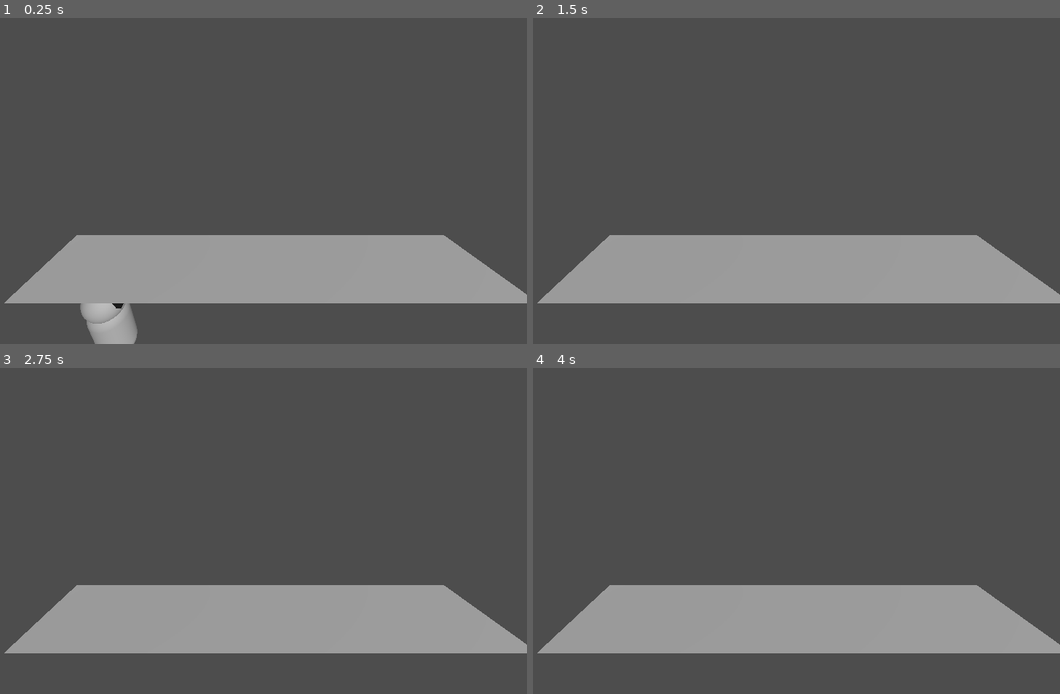
Above: before the commit, frames 1-4 (two rows, left to right).
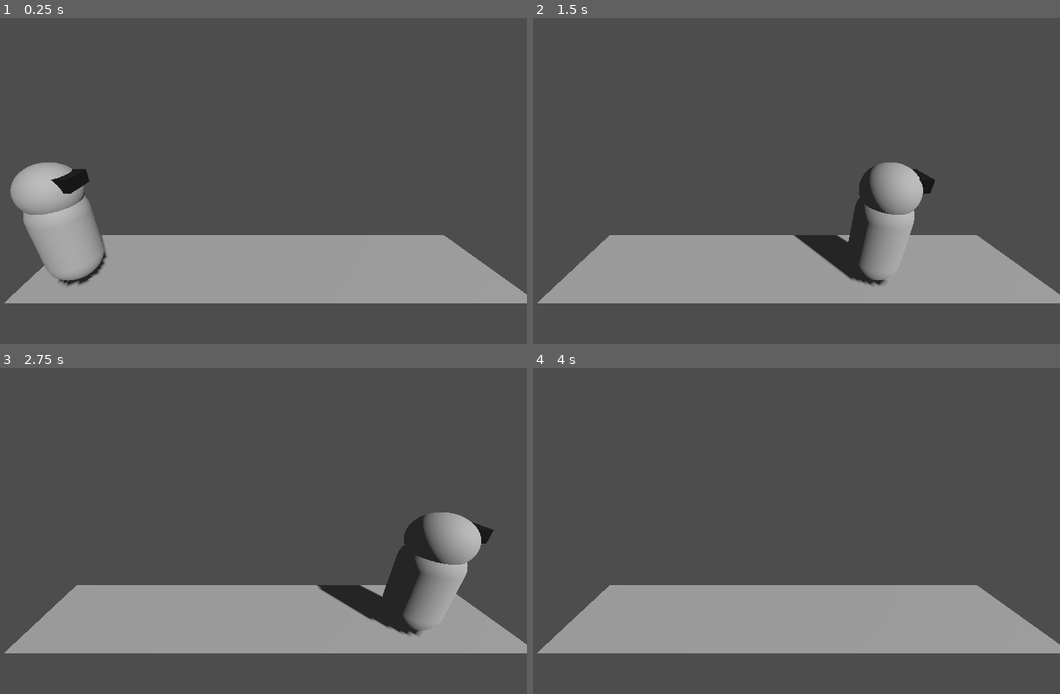
Above: after the commit, the same moments.

Repository: thewasmans/2025-dinojam
Game: Godot game, scene res://scenes/game.tscn
The game is run twice, just before and just after one commit, with the same random seed, the same clock (stepped at 60 frames per second) and the same inputs.
Inputs:
- Up to frame 1 (0.25 s): no input
- Up to frame 2 (1.5 s): hold D (forward) 0.53-1.28 s; tap Space (jump) at 0.77 s; hold A (backward) from 1.28 s (still down)
- Up to frame 3 (2.75 s): tap Space (jump) at 1.52 s; release A (backward) at 2.03 s; hold D (forward) from 2.03 s (still down)
- Up to frame 4 (4 s): tap Space (jump) at 3.02, 3.77 s; release D (forward) at 3.53 s; hold A (backward) from 3.53 s (still down)

The runs differ from the first frame. In frame 1, 4.7% of the frame differs, in the area x 1-27%, y 44-100%; in frame 2, 3.8%; in frame 3, 4.8%, in the area x 60-94%, y 44-83%; in frame 4, nothing differs.

Commit message:
Update game scene

Diff:
--- a/scenes/game.tscn
+++ b/scenes/game.tscn
@@ -1,7 +1,10 @@
-[gd_scene load_steps=4 format=3 uid="uid://cldisfq822ewp"]
+[gd_scene load_steps=5 format=3 uid="uid://cldisfq822ewp"]
 
 [ext_resource type="PackedScene" uid="uid://ds25afo5ad7we" path="res://contents/prefabs/player_character.tscn" id="1_uwrxv"]
 [ext_resource type="Environment" uid="uid://co8c3kh3eg1uq" path="res://contents/environments/default_environment.tres" id="2_yqjtg"]
+
+[sub_resource type="BoxShape3D" id="BoxShape3D_yqjtg"]
+size = Vector3(2, 1, 10)
 
 [sub_resource type="PlaneMesh" id="PlaneMesh_yqjtg"]
 size = Vector2(2, 10)
@@ -14,8 +17,21 @@
 transform = Transform3D(-4.371139e-08, 0.40673664, -0.9135454, 0, 0.9135454, 0.40673664, 1, 1.7779023e-08, -3.993234e-08, -3.707, 3.71, 3.343)
 
 [node name="PlayerCharacter" parent="Global" instance=ExtResource("1_uwrxv")]
+transform = Transform3D(1, 0, 0, 0, 1, 0, 0, 0, 1, -0.265, 0, 0)
 
 [node name="Level" type="Node3D" parent="."]
+
+[node name="StaticBody3D" type="StaticBody3D" parent="Level"]
+transform = Transform3D(1, 0, 0, 0, 1, 0, 0, 0, 1, 0, -0.5, 0)
+
+[node name="CollisionShape3D" type="CollisionShape3D" parent="Level/StaticBody3D"]
+transform = Transform3D(1, 0, 0, 0, 1, 0, 0, 0, 1, 0, 0, 4)
+shape = SubResource("BoxShape3D_yqjtg")
+
+[node name="Ground" type="MeshInstance3D" parent="Level"]
+transform = Transform3D(1, 0, 0, 0, 1, 0, 0, 0, 1, 0, 0, 4)
+mesh = SubResource("PlaneMesh_yqjtg")
+skeleton = NodePath("../..")
 
 [node name="Lighting" type="Node3D" parent="."]
 
@@ -25,10 +41,5 @@
 
 [node name="Environment" type="Node3D" parent="."]
 
-[node name="Ground" type="MeshInstance3D" parent="Environment"]
-transform = Transform3D(1, 0, 0, 0, 1, 0, 0, 0, 1, 0, 0, 4)
-mesh = SubResource("PlaneMesh_yqjtg")
-skeleton = NodePath("../..")
-
 [node name="WorldEnvironment" type="WorldEnvironment" parent="Environment"]
 environment = ExtResource("2_yqjtg")
